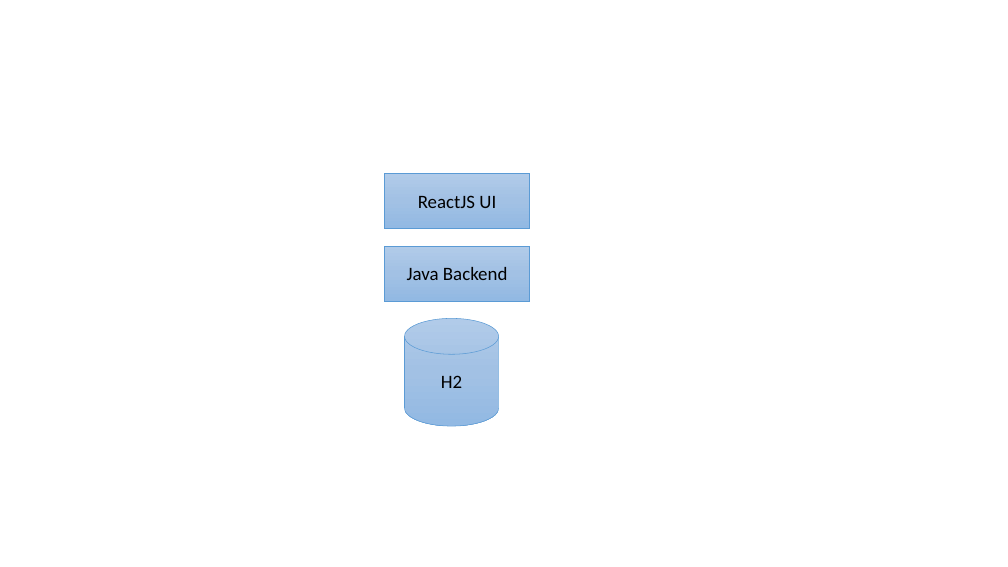
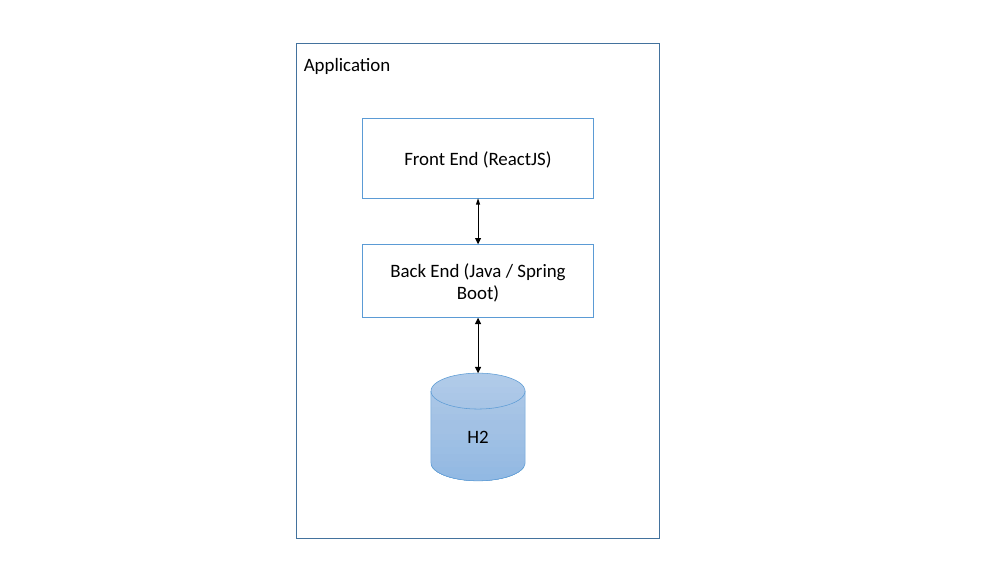
Before and after one commit to datim/squid, a slide deck: slide 2 of docs/design.pptx. Drawn at 1008x567 pixels with LibreOffice and Linux fonts; fonts in the diff are those of the drawing. Boxes give left, top, right and bottom in pixels: in the first picture for what was removed or moved away, otherwise in the second. Text is boxed around its words. In the diff, an @@ line names an element or a change of style, - is before the commit and + after.

Commit message:
Update design doc

```diff
--- a/docs/design.pptx
+++ b/docs/design.pptx
@@ rectangle added at (296,44,660,538), outline #43739E 1 pt @@
@@ text added at (304,58,391,74), 18 pt, text #000000 @@
+Application
@@ rectangle "Front End (ReactJS)": place and size @@
-rectangle "Front End (ReactJS)" at (385,173,530,228)
+rectangle "Front End (ReactJS)" at (363,118,594,198)
@@ rectangle "Front End (ReactJS)" at (363,118,594,198): fill gradient #B1CBE9 to #A3C1E5 to #93B9E4 to #FFFFFF; outline #5B9BD5 0.5 pt to #5B9BD5 1 pt @@
@@ text in rectangle at (404,151,552,168): text changed @@
-ReactJS UI
+Front End (ReactJS)
@@ double arrow added from (478, 198) to (478, 244), #000000 1 pt @@
@@ rectangle "Back End (Java / Spring ..." at (363,244,594,318): fill gradient #B1CBE9 to #A3C1E5 to #93B9E4 to #FFFFFF; outline #5B9BD5 0.5 pt to #5B9BD5 1 pt @@
@@ rectangle "Back End (Java / Spring ...": place and size @@
-rectangle "Back End (Java / Spring ..." at (385,246,530,301)
+rectangle "Back End (Java / Spring ..." at (363,244,594,318)
@@ text in rectangle at (390,263,565,302): text changed @@
-Java Backend
+Back End (Java / Spring Boot)
@@ double arrow added from (478, 318) to (478, 374), #000000 1 pt @@
@@ cylinder "H2": place and size @@
-cylinder "H2" at (405,318,499,426)
+cylinder "H2" at (431,374,526,481)
```
Also in this commit, not shown: 5 other slides changed.
